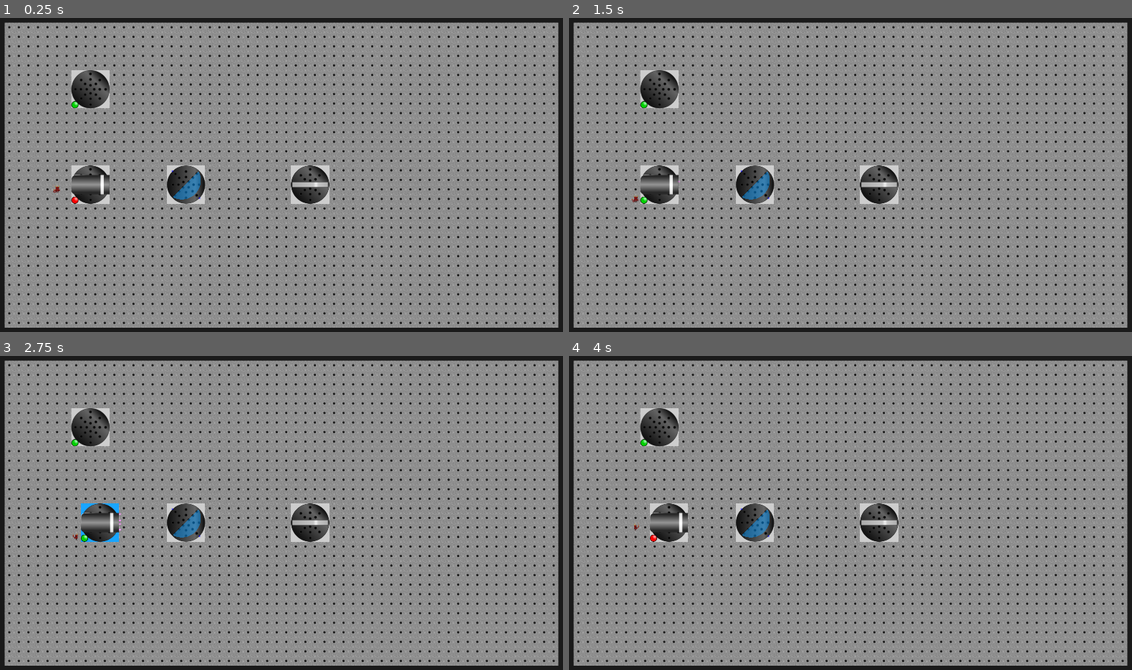
Above: before the commit, frames 1-4 (two rows, left to right).
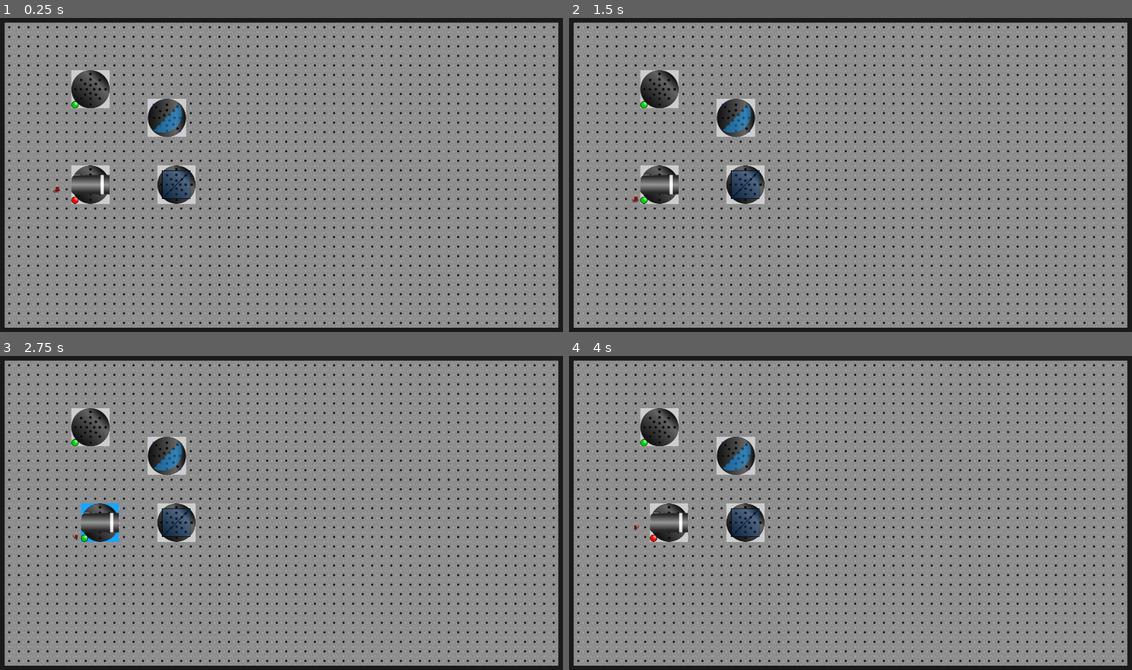
Above: after the commit, the same moments.

Repository: mbapplegate/maxwellDemon
Game: Godot game, scene res://worlds/test_world.tscn
Same seed, same stepped clock (60 frames per second), same inputs: the game is played once before the commit and once after it. The project has no main scene, so this scene is started directly.
Inputs:
- Up to frame 1 (0.25 s): no input
- Up to frame 2 (1.5 s): tap Enter at 0.5 s; hold Right (right) 0.53-1.28 s; hold Shift (pull) 0.53-1.28 s; tap Space (toggleEnergize) at 1.25 s; hold Down (down) from 1.28 s (still down); tap Q (rotateCCW) at 1.35 s
- Up to frame 3 (2.75 s): tap Enter at 2 s; release Down (down) at 2.03 s; hold Right (right) from 2.03 s (still down); hold E (rotateCW) from 2.03 s (still down)
- Up to frame 4 (4 s): tap Space (toggleEnergize) at 2.75, 2.85 s; release Right (right) at 2.78 s; release E (rotateCW) at 2.78 s; hold Up (up) 2.78-3.53 s; tap Enter at 3.5 s; hold Left (left) from 3.53 s (still down); hold Shift (pull) from 3.53 s (still down)

The runs differ from the first frame. In frame 1, 2.6% of the frame differs, in the area x 26-59%, y 25-60%; in frame 2, 2.6%; in frame 3, 2.6%, in the area x 21-59%, y 25-60%; in frame 4, 2.6%.

Commit message:
Added beam splitter

Diff:
--- /dev/null
+++ b/scenes/BeamSplitter/beam_splitter.gd
@@ -0,0 +1,29 @@
+extends pushableObject
+
+@export var reflectivity = 0.5
+@onready var ray = preload("res://scenes/LightPacket/light_packet.tscn")
+
+var splitterParent = null
+
+func _ready():
+	isEnergizeable = false
+	splitterParent = get_parent()
+
+
+func _ray_hit(photonObj:Object, collPoint:Vector2, collNormal:Vector2, _collider:Object):
+	var instance = ray.instantiate()
+	instance.rayColor = photonObj.rayColor
+	instance.energy = photonObj.energy
+	instance.index_of_refraction = photonObj.index_of_refraction
+	var newDir = photonObj.propDir.bounce(collNormal).normalized()
+	instance.propDir =newDir
+	instance.global_position = collPoint
+
+	#instance.update_energy(instance.energy*(reflectivity))
+	if splitterParent:
+		splitterParent.add_child(instance)
+	else:
+		instance.position = to_local(collPoint)
+		add_child(instance)
+	photonObj.update_energy(photonObj.energy*(1-reflectivity))
+	instance.update_energy(instance.energy*reflectivity)
--- /dev/null
+++ b/scenes/BeamSplitter/beam_splitter.tscn
@@ -0,0 +1,21 @@
+[gd_scene load_steps=5 format=3 uid="uid://cy88a0n33mko2"]
+
+[ext_resource type="PackedScene" uid="uid://beic3gevjusuj" path="res://scenes/PushableObject/pushable_object.tscn" id="1_4m76c"]
+[ext_resource type="Script" path="res://scenes/BeamSplitter/beam_splitter.gd" id="2_ax1hy"]
+[ext_resource type="Texture2D" uid="uid://kqouxmosrdj7" path="res://scenes/BeamSplitter/splitterSprite_96px.png" id="3_6svek"]
+
+[sub_resource type="RectangleShape2D" id="RectangleShape2D_ti7ve"]
+size = Vector2(2, 135)
+
+[node name="BeamSplitter" instance=ExtResource("1_4m76c")]
+script = ExtResource("2_ax1hy")
+reflectivity = 0.5
+
+[node name="Sprite2D" type="Sprite2D" parent="Stage" index="0"]
+texture = ExtResource("3_6svek")
+
+[node name="Area2D" type="Area2D" parent="Stage" index="1"]
+
+[node name="CollisionShape2D" type="CollisionShape2D" parent="Stage/Area2D" index="0"]
+rotation = 0.785398
+shape = SubResource("RectangleShape2D_ti7ve")
--- /dev/null
+++ b/scenes/BeamSplitter/splitterSprite.svg
@@ -0,0 +1,130 @@
+<?xml version="1.0" encoding="UTF-8" standalone="no"?>
+<!-- Created with Inkscape (http://www.inkscape.org/) -->
+
+<svg
+   xmlns:dc="http://purl.org/dc/elements/1.1/"
+   xmlns:cc="http://creativecommons.org/ns#"
+   xmlns:rdf="http://www.w3.org/1999/02/22-rdf-syntax-ns#"
+   xmlns:svg="http://www.w3.org/2000/svg"
+   xmlns="http://www.w3.org/2000/svg"
+   xmlns:sodipodi="http://sodipodi.sourceforge.net/DTD/sodipodi-0.dtd"
+   xmlns:inkscape="http://www.inkscape.org/namespaces/inkscape"
+   width="128"
+   height="128"
+   viewBox="0 0 33.866666 33.866668"
+   version="1.1"
+   id="svg4974"
+   inkscape:version="0.92.5 (2060ec1f9f, 2020-04-08)"
+   sodipodi:docname="splitterSprite.svg"
+   inkscape:export-filename="C:\Users\Matthew\Documents\Godot\maxwellGithub\maxwellDemon\scenes\BeamSplitter\splitterSprite_96px.png"
+   inkscape:export-xdpi="96.18"
+   inkscape:export-ydpi="96.18">
+  <defs
+     id="defs4968" />
+  <sodipodi:namedview
+     id="base"
+     pagecolor="#ffffff"
+     bordercolor="#666666"
+     borderopacity="1.0"
+     inkscape:pageopacity="0.0"
+     inkscape:pageshadow="2"
+     inkscape:zoom="3.959798"
+     inkscape:cx="13.89787"
+     inkscape:cy="80.310735"
+     inkscape:document-units="px"
+     inkscape:current-layer="layer1"
+     showgrid="false"
+     units="px"
+     inkscape:showpageshadow="false"
+     inkscape:snap-bbox="true"
+     inkscape:snap-bbox-midpoints="true"
+     inkscape:bbox-paths="true"
+     inkscape:bbox-nodes="true"
+     inkscape:window-width="1966"
+     inkscape:window-height="1166"
+     inkscape:window-x="667"
+     inkscape:window-y="319"
+     inkscape:window-maximized="0"
+     showguides="true"
+     inkscape:guide-bbox="true">
+    <sodipodi:guide
+       position="0,0"
+       orientation="0,128"
+       id="guide5519"
+       inkscape:locked="false" />
+    <sodipodi:guide
+       position="33.866667,0"
+       orientation="-128,0"
+       id="guide5521"
+       inkscape:locked="false" />
+    <sodipodi:guide
+       position="33.866667,33.866667"
+       orientation="0,-128"
+       id="guide5523"
+       inkscape:locked="false" />
+    <sodipodi:guide
+       position="0,33.866667"
+       orientation="128,0"
+       id="guide5525"
+       inkscape:locked="false" />
+    <sodipodi:guide
+       position="16.933333,29.633334"
+       orientation="0,1"
+       id="guide1383"
+       inkscape:locked="false"
+       inkscape:label=""
+       inkscape:color="rgb(0,0,255)" />
+    <sodipodi:guide
+       position="16.933333,4.2333334"
+       orientation="0,1"
+       id="guide1385"
+       inkscape:locked="false"
+       inkscape:label=""
+       inkscape:color="rgb(0,0,255)" />
+    <sodipodi:guide
+       position="4.2333334,16.933333"
+       orientation="1,0"
+       id="guide1387"
+       inkscape:locked="false"
+       inkscape:label=""
+       inkscape:color="rgb(0,0,255)" />
+    <sodipodi:guide
+       position="29.633334,16.933333"
+       orientation="1,0"
+       id="guide1389"
+       inkscape:locked="false"
+       inkscape:label=""
+       inkscape:color="rgb(0,0,255)" />
+  </sodipodi:namedview>
+  <metadata
+     id="metadata4971">
+    <rdf:RDF>
+      <cc:Work
+         rdf:about="">
+        <dc:format>image/svg+xml</dc:format>
+        <dc:type
+           rdf:resource="http://purl.org/dc/dcmitype/StillImage" />
+        <dc:title></dc:title>
+      </cc:Work>
+    </rdf:RDF>
+  </metadata>
+  <g
+     inkscape:label="Layer 1"
+     inkscape:groupmode="layer"
+     id="layer1"
+     transform="translate(0,-263.13333)">
+    <rect
+       style="fill:#0079ff;fill-opacity:0.1882353;stroke:#000000;stroke-width:0.41639352;stroke-linecap:butt;stroke-linejoin:bevel;stroke-miterlimit:4;stroke-dasharray:none;stroke-dashoffset:0;stroke-opacity:1"
+       id="rect1391"
+       width="24.983606"
+       height="24.983608"
+       x="4.4415302"
+       y="267.57486" />
+    <path
+       style="fill:none;stroke:#000000;stroke-width:0.5291667;stroke-linecap:butt;stroke-linejoin:miter;stroke-miterlimit:4;stroke-dasharray:none;stroke-opacity:1"
+       d="M 29.425137,267.57486 4.4415302,292.55847"
+       id="path1393"
+       inkscape:connector-curvature="0"
+       sodipodi:nodetypes="cc" />
+  </g>
+</svg>
--- a/scenes/LaserSource/laser_source.gd
+++ b/scenes/LaserSource/laser_source.gd
@@ -18,7 +18,6 @@
 	pass
 
 func _ray_hit(photonObj:Object, _collPoint:Vector2, _collNormal:Vector2, _collider:Object):
-	print("Hit barrel")
 	photonObj.rayDying = true
 
 func _on_timer_timeout():
--- a/scenes/LaserSource/laser_source.tscn
+++ b/scenes/LaserSource/laser_source.tscn
@@ -16,7 +16,7 @@
 rayColor = Vector3(1, 0, 1)
 
 [node name="Timer" type="Timer" parent="." index="0"]
-wait_time = 0.125
+wait_time = 0.5
 autostart = true
 
 [node name="laserBarrel" type="Sprite2D" parent="Stage" index="0"]
--- a/scenes/LightPacket/light_packet.gd
+++ b/scenes/LightPacket/light_packet.gd
@@ -6,7 +6,7 @@
 #@onready var circ2 = $DEBUG2
 
 const SPEED = 250
-const LEN = 150
+const LEN = 75
 const RAY_ENERGY_CUTOFF = .1
 
 @export var propDir:Vector2 = Vector2(1,0)
@@ -23,7 +23,25 @@
 var numPoints = 0
 
 signal hitSomething(rayObject, collisionPoint, collisionNormal, collider)
-
+#
+#func clonePacket():
+	#var newPacket = self.duplicate()
+	#newPacket.propDir = propDir
+	#newPacket.rayColor = rayColor
+	#newPacket.index_of_refraction = index_of_refraction
+	#newPacket.energy = energy
+	#newPacket._ready()
+	#newPacket.proportionVisibleFront = proportionVisibleFront
+	#newPacket.proportionVisibleBack = proportionVisibleBack
+	#newPacket.lastCollider = lastCollider
+	#newPacket.rayDying = rayDying
+	#newPacket.numPoints = numPoints
+	#newPacket.line.position = line.position
+	#for i in numPoints:
+		#newPacket.line.set_point_position(i,line.get_point_position(i))
+	#newPacket.line.material.set_shader_parameter("propVisibleFront",proportionVisibleFront)
+	#newPacket.line.material.set_shader_parameter("propVisibleEnd",proportionVisibleBack)
+	#return newPacket
 # Called when the node enters the scene tree for the first time.
 func _ready():
 	line.clear_points();
@@ -128,13 +146,13 @@
 				proportionVisibleBack = 0.0
 			line.material.set_shader_parameter("propVisibleEnd",proportionVisibleBack)
 
-#func update_energy(newEnergy:float):
-#	if newEnergy > 1.0:
-#		energy = 1.0
-#	if newEnergy < RAY_ENERGY_CUTOFF:
-#		energy = 0
-#		propDir = Vector2.ZERO
-#	else:
-#		energy = newEnergy
-
-#	line.material.set_shader_parameter("energy",sqrt(energy))
+func update_energy(newEnergy:float):
+	if newEnergy > 1.0:
+		energy = 1.0
+	if newEnergy < RAY_ENERGY_CUTOFF:
+		energy = 0
+		propDir = Vector2.ZERO
+		rayDying = true
+	else:
+		energy = newEnergy
+		line.material.set_shader_parameter("energy",sqrt(energy))
--- a/worlds/test_world.tscn
+++ b/worlds/test_world.tscn
@@ -6,7 +6,7 @@
 [ext_resource type="PackedScene" uid="uid://ojfv06ceqv2a" path="res://scenes/Player/player.tscn" id="3_y4irg"]
 [ext_resource type="PackedScene" uid="uid://beic3gevjusuj" path="res://scenes/PushableObject/pushable_object.tscn" id="4_qlahv"]
 [ext_resource type="PackedScene" uid="uid://2ai0r6raovox" path="res://scenes/LaserSource/laser_source.tscn" id="6_afde2"]
-[ext_resource type="PackedScene" uid="uid://ciufjrc1fmyfi" path="res://scenes/FlatMirror/flat_mirror.tscn" id="7_pojc5"]
+[ext_resource type="PackedScene" uid="uid://cy88a0n33mko2" path="res://scenes/BeamSplitter/beam_splitter.tscn" id="8_78hy1"]
 [ext_resource type="PackedScene" uid="uid://b6navnb20xork" path="res://scenes/Lens_PlanoConvex/lens_plano_convex.tscn" id="8_t0pox"]
 
 [sub_resource type="TileSetAtlasSource" id="TileSetAtlasSource_3e3qs"]
@@ -53,11 +53,10 @@
 position = Vector2(328, 576)
 scale = Vector2(1, 1)
 
-[node name="FlatMirror" parent="." instance=ExtResource("7_pojc5")]
-position = Vector2(1048, 576)
-isEnergizeable = false
-
 [node name="LensPlanoConvex" parent="." instance=ExtResource("8_t0pox")]
-position = Vector2(632, 576)
+position = Vector2(560, 344)
 focalLength = 64
 initialAngle = 45.0
+
+[node name="BeamSplitter" parent="." instance=ExtResource("8_78hy1")]
+position = Vector2(592, 576)
Binary file added: scenes/BeamSplitter/splitterSprite.png
Not shown, added: scenes/BeamSplitter/splitterSprite.png.import
Not shown, added: scenes/BeamSplitter/splitterSprite.svg.import
Binary file added: scenes/BeamSplitter/splitterSprite_96px.png
Not shown, added: scenes/BeamSplitter/splitterSprite_96px.png.import
